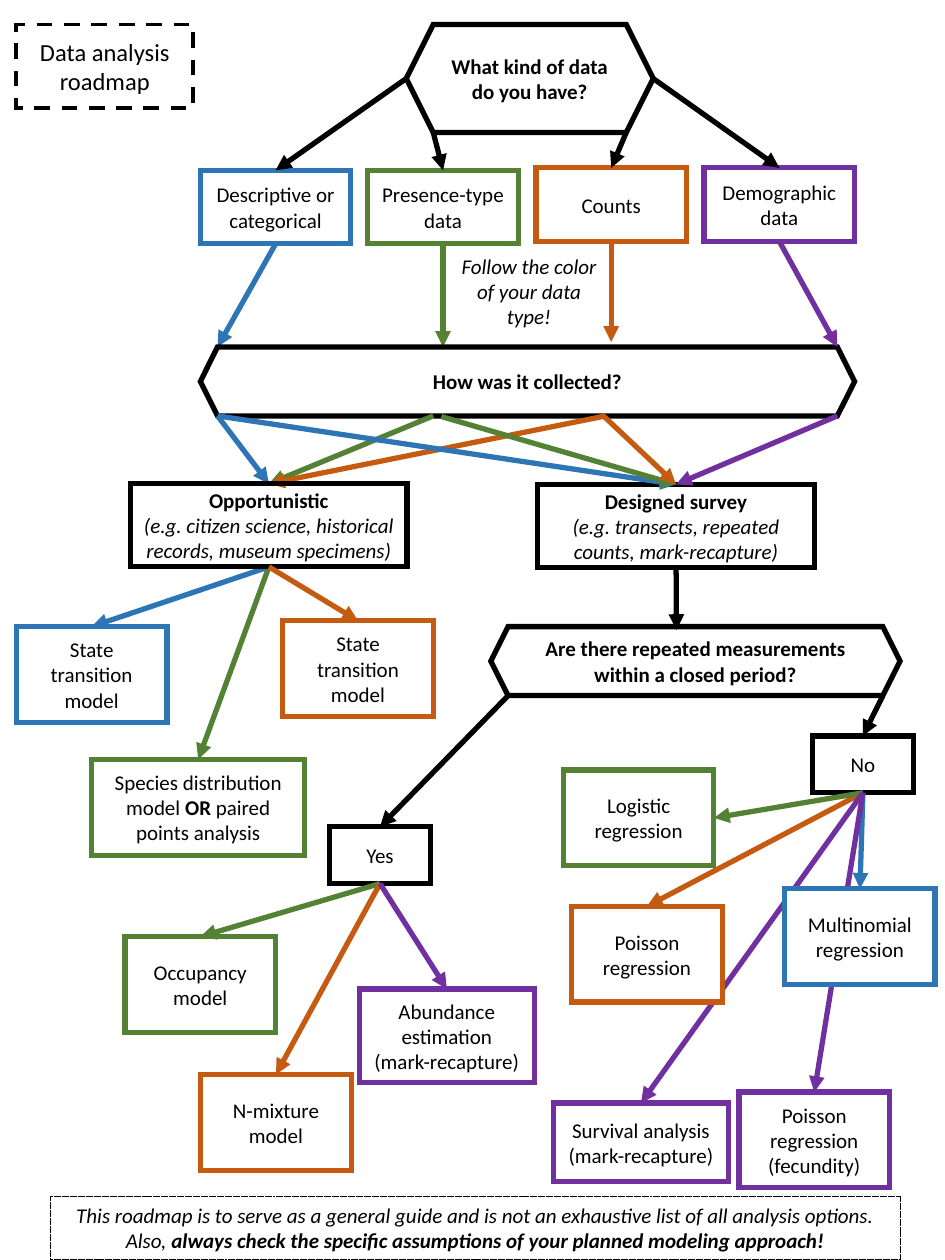
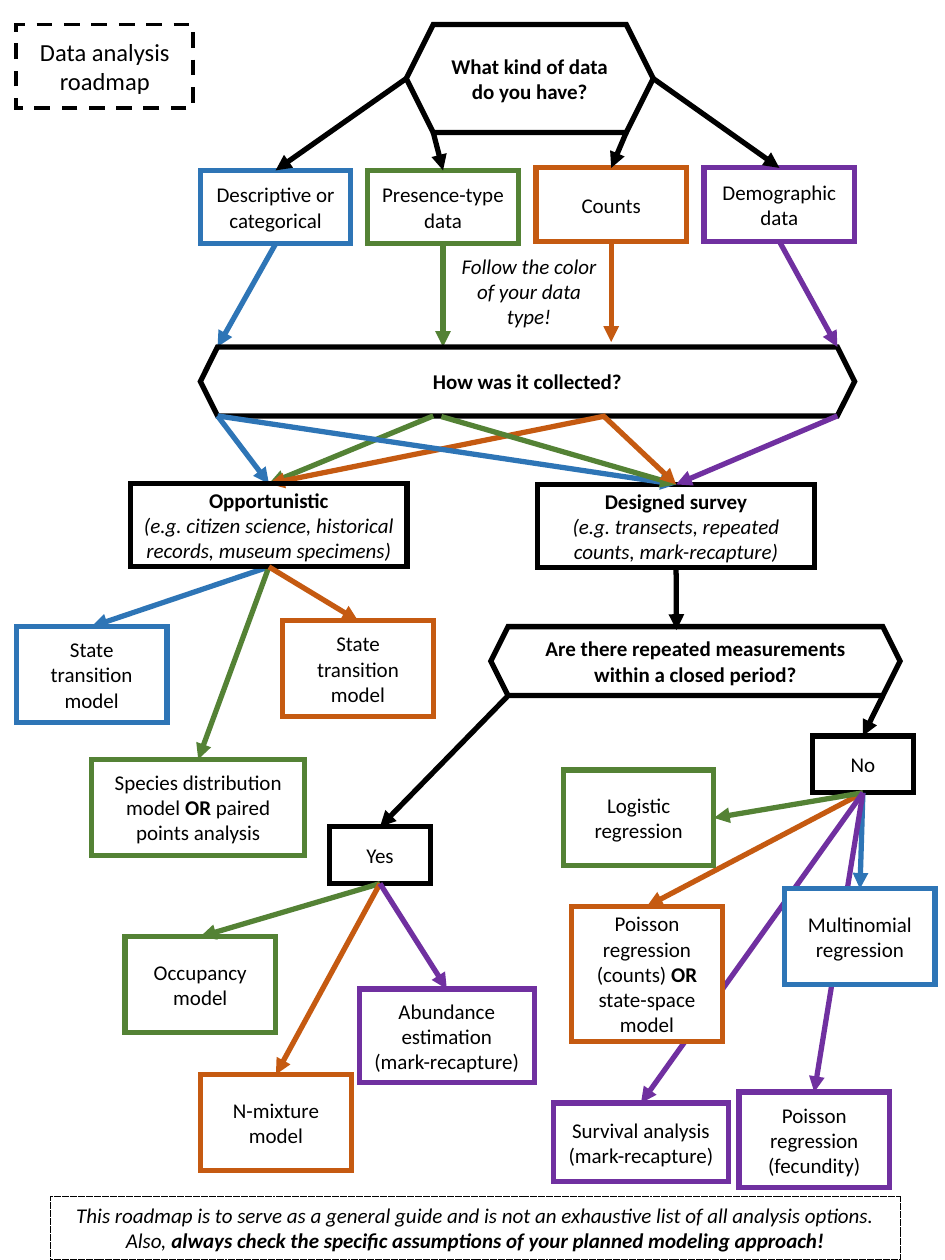
Before and after one commit to annamtucker/ssa-200, a slide deck: slide 6 of static/handouts/ssa200_supplemental-materials.pptx. Drawn at 945x1260 pixels with LibreOffice and Linux fonts; fonts in the diff are those of the drawing. Boxes give left, top, right and bottom in pixels: in the first picture for what was removed or moved away, otherwise in the second. Text is boxed around its words. In the diff, an @@ line names an element or a change of style, - is before the commit and + after.

Commit message:
add state space

```diff
--- a/static/handouts/ssa200_supplemental-materials.pptx
+++ b/static/handouts/ssa200_supplemental-materials.pptx
@@ rectangle "Poisson regression (counts) OR state-space ...": place and size @@
-rectangle "Poisson regression (counts) OR state-space ..." at [572,906,722,1002]
+rectangle "Poisson regression (counts) OR state-space ..." at [572,906,722,1041]
@@ text in rectangle at [597,916,697,1032]: text changed @@
-Poisson regression
+Poisson regression (counts) OR state-space model
```
Also in this commit, not shown: 3 other files.
